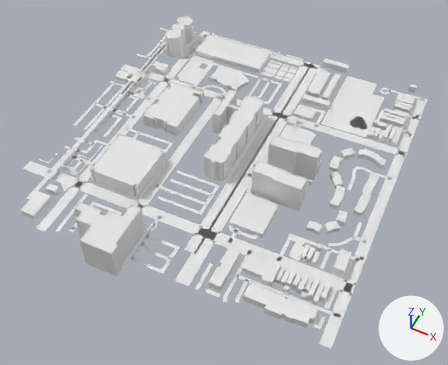
What one commit did to the glTF model app/public/world/tiles/-7_2.glb.
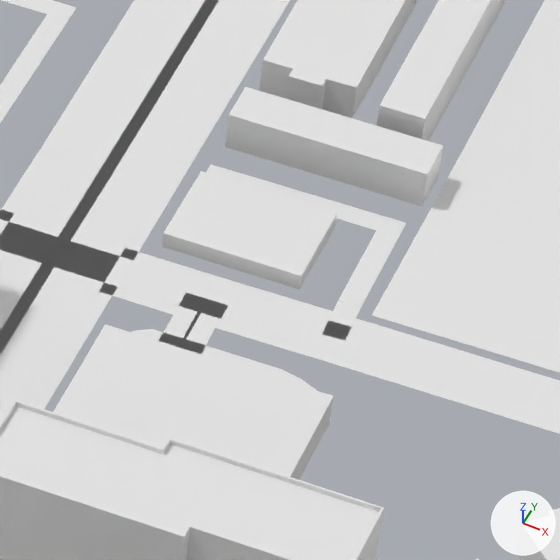
Old and new are each drawn whole from a 50 mm lens placed at (-2958.0, -1864.0, 675.0), pointed at (-3235.0, -1310.0, -19.0) and again close up on the part from 61% to 77% of the width and 23% to 43% of the height. Every picture has the same lights, and +X, +Y and +Z are marked at lower right. The older version's two pictures come first. Where no turn or scale is listed for an object, it has been applied to the vertices. Vertices at exactly the same position are counted once.

The first close-up shows 'buildings', 'ground'.
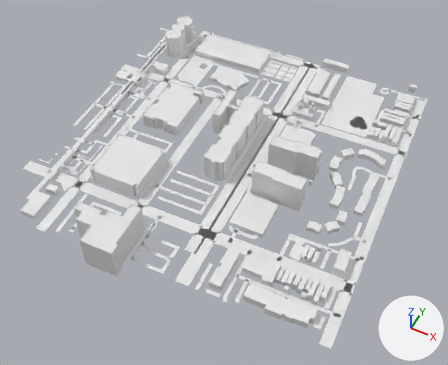
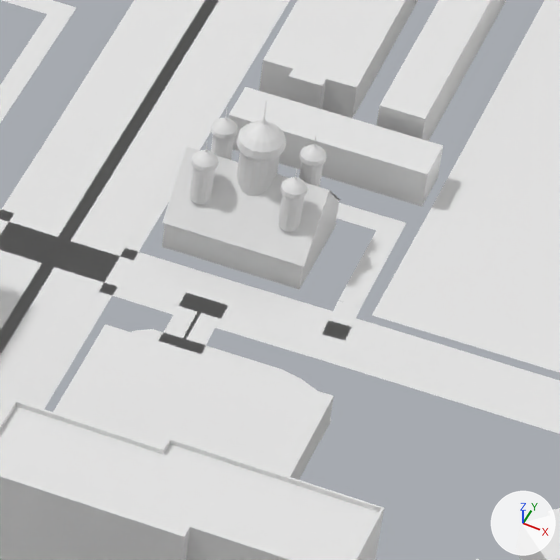
The change in detail:
me_buildings is used by ob_buildings; location (-3259.9, -1263.2, 25.2).
me_buildings had 2107 vertices, 3369 faces and spanned x -242.0..242.0, y -268.0..268.0, z -25.0..25.0.
me_buildings now has 2910 vertices, 4745 faces and spans x -242.0..242.0, y -268.0..268.0, z -25.0..25.0.
me_buildings part 1: 4 vertices removed from x 67.0..98.0, y 119.0..142.0, z -21.0; 807 vertices added at x 67.0..99.0, y 119.0..142.0, z -18.0..12.0.

Pixel boxes [x1, y1, x2, y2] of what changed, in the close-ups (560 x 560 px):
part 1 of me_buildings, built on: before [162, 171, 337, 290]; after [162, 101, 342, 290]
